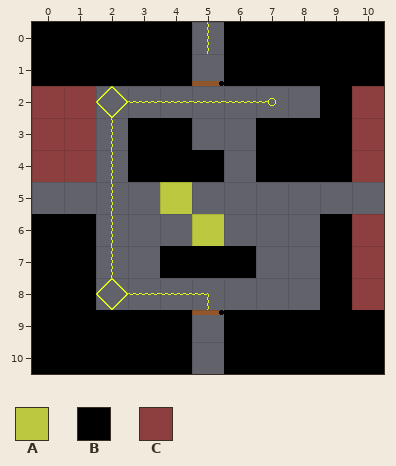
A Tiled map (JSON) gets an edit: Assets/Level_Editor/TileMap/Room_5.tmj. The first picture shows the starting point.
Cells are 32x32 px. Shown: x 0..10, y 0..10.
Key: from "tileSet": A 32, B 33, C 34.
_ is an empty cell.
Layers that did not change in this view are not listed.
Layer "Blocks" before, first column x 0:
 0 BBBBB_BBBBB
 1 BBBBB_BBBBB
 2 CC_______BC
 3 CC_BB__BBBC
 4 CC_BBB_BBBC
 5 ____A______
 6 BB___A___BC
 7 BB__BBB__BC
 8 BB_______BC
 9 BBBBB_BBBBB
10 BBBBB_BBBBB
The same view after the edit:
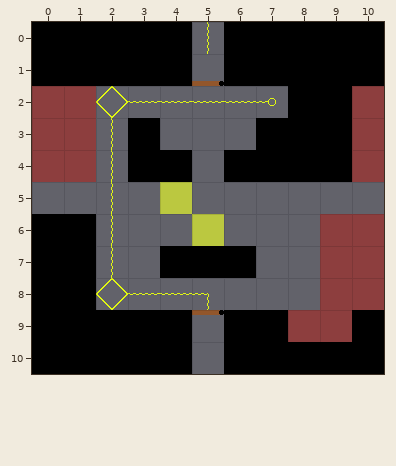
The edit:
Changed rows in their new state; . is an unchanged cell.
Layer "Blocks":
first column x 4:
 2 ....B.
 3 _.....
 4 ._B...
 6 .....C
 7 .....C
 8 .....C
 9 ....CC
